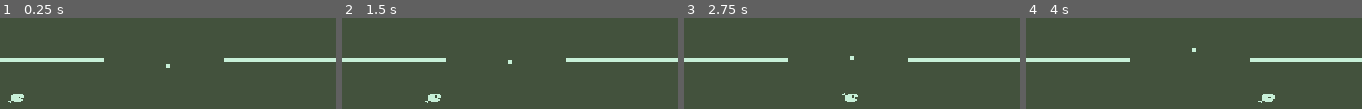
Above: before the commit, frames 1-4 (left to right).
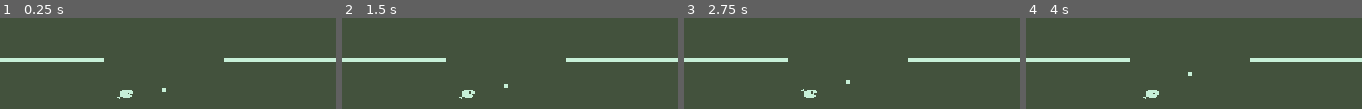
Above: after the commit, the same moments.

Repository: rosxz/nokia-jam-2024
Game: Godot game, scene res://Fishing Game/Playable_level.tscn
Two runs of this game, one before a commit and one after it. Both use one fixed random seed, a clock stepped at 60 frames per second and the inputs below. This scene is started directly instead of the project's main scene.
Inputs:
- Up to frame 1 (0.25 s): no input
- Up to frame 2 (1.5 s): hold Keypad 6 (mv_right) from 0.53 s (still down); tap 5 (act) at 0.6, 1.35 s; tap Keypad 8 (mv_up) at 0.77 s
- Up to frame 3 (2.75 s): tap Keypad 8 (mv_up) at 1.52 s; release Keypad 6 (mv_right) at 2.03 s; hold Keypad 4 (mv_left) from 2.03 s (still down); tap Space (mv_special) at 2.1 s; tap 5 (act) at 2.3 s
- Up to frame 4 (4 s): release Keypad 4 (mv_left) at 2.78 s; hold Keypad 6 (mv_right) from 2.78 s (still down); tap 5 (act) at 2.85, 3.6 s; tap Keypad 8 (mv_up) at 3.02, 3.77 s

The runs differ from the first frame. In frame 1, 0.7% of the frame differs, in the area x 2-51%, y 50-94%; in frame 2, 0.7%; in frame 3, 0.7%; in frame 4, 0.7%.
Error after the commit: Parse Error: Expected identifier after "." for attribute access. (res://Fishing)

Commit message:
fish hook barely working

Diff:
--- a/Fishing Game/Playable_level.tscn
+++ b/Fishing Game/Playable_level.tscn
@@ -1,15 +1,21 @@
-[gd_scene load_steps=4 format=3 uid="uid://c67cfdilibpxu"]
+[gd_scene load_steps=5 format=3 uid="uid://c67cfdilibpxu"]
 
 [ext_resource type="PackedScene" uid="uid://canpundi60ll7" path="res://Fishing Game/Scenes/map.tscn" id="1_ka6dq"]
 [ext_resource type="PackedScene" uid="uid://l514p6wvdxg8" path="res://Fishing Game/Scenes/player/player.tscn" id="2_4prb7"]
 [ext_resource type="PackedScene" uid="uid://dnv4kr1u7dfxb" path="res://Fishing Game/Scenes/fishes/fish_template.tscn" id="3_w367o"]
+[ext_resource type="Script" path="res://Fishing Game/global_variables.gd" id="4_e7wpw"]
 
 [node name="Playable_level" type="Node2D"]
 
 [node name="map" parent="." instance=ExtResource("1_ka6dq")]
 
 [node name="Player" parent="." instance=ExtResource("2_4prb7")]
-position = Vector2(42, 14)
+position = Vector2(41, 20)
 
 [node name="fish_template" parent="." instance=ExtResource("3_w367o")]
-position = Vector2(32, 23)
+position = Vector2(31, 22)
+scale = Vector2(1, 1)
+debug = null
+
+[node name="global_variable" type="Node" parent="."]
+script = ExtResource("4_e7wpw")
--- a/Fishing Game/Scenes/fishes/fish_movement.gd
+++ b/Fishing Game/Scenes/fishes/fish_movement.gd
@@ -2,21 +2,32 @@
 
 var time : float = 0.0
 @onready var fish_template = $"."
+@export var debug : bool = false
 var original_position = self.position
+@onready var player = $".."
+
 
 func _process(delta):
 	time += delta
-	#print(time)
-	# Assuming the fish_template has been set in the editor or instantiated
+	get_hooked()
+	fish_movement()
 
 
-	fish_template.position = Vector2(32,23)
-#	print(fish_template.position)
+func get_sine() -> float:
+	if debug:
+		return 0.0
+	return sin(time)
+
+func fish_movement() -> void:
+	if (debug) :fish_template.position = Vector2(32,23)
+
 	fish_template.position.x = time * 15.0  # Adjust the multiplier based on your speed requirement
 	fish_template.position.y = 23 - get_sine()    # Adjust the y-position based on your needs
-#	print(fish_template.position)
 
-func get_sine() -> float:
-	# Your sine function implementation goes here
-	# Example: return sin(time)
-	return 0.0  # Replace with your sine function
+
+func get_hooked() -> void:
+
+	if GlobalVariables.fish_is_hooked:
+		if debug: print(GlobalVariables.fish_is_hooked)
+		fish_template.rotation = -190 # pq -190 graus? no idea but it works
+		get.
--- a/Fishing Game/Scenes/fishes/fish_template.tscn
+++ b/Fishing Game/Scenes/fishes/fish_template.tscn
@@ -52,6 +52,7 @@
 [node name="fish_template" type="Node2D"]
 position = Vector2(43, 28)
 script = ExtResource("1_ffhvt")
+debug = null
 
 [node name="AnimatedSprite2D" type="AnimatedSprite2D" parent="."]
 texture_filter = 1
--- a/Fishing Game/Scenes/player/player.gd
+++ b/Fishing Game/Scenes/player/player.gd
@@ -3,7 +3,6 @@
 
 @onready var player = $"."
 
-var fish_is_hooked : bool = false
 func _ready():
 	pass
 
@@ -12,9 +11,6 @@
 	handle_input()
 
 
-func _on_area_2d_body_entered(body):
-	fish_is_hooked = true
-	print("HOOKED")
 
 # nao esquecer no projecto trocar ui up and ui down
 
@@ -26,5 +22,5 @@
 
 
 func _on_area_2d_area_entered(area):
-	fish_is_hooked = true
+	GlobalVariables.fish_is_hooked = true
 	print("HOOKED")
--- a/Fishing Game/global_variables.gd
+++ b/Fishing Game/global_variables.gd
@@ -1,11 +1,14 @@
 extends Node
 
+@onready var player = $"../Player" as CharacterBody2D
 
-# Called when the node enters the scene tree for the first time.
-func _ready():
-	pass # Replace with function body.
+var fish_is_hooked : bool = false
+var player_position: int
 
 
-# Called every frame. 'delta' is the elapsed time since the previous frame.
+
+func _ready():
+	fish_is_hooked = false
+
 func _process(delta):
-	pass
+	print(player.position)
Not shown, added: Fishing Game/Scenes/player/pla8367.tmp
